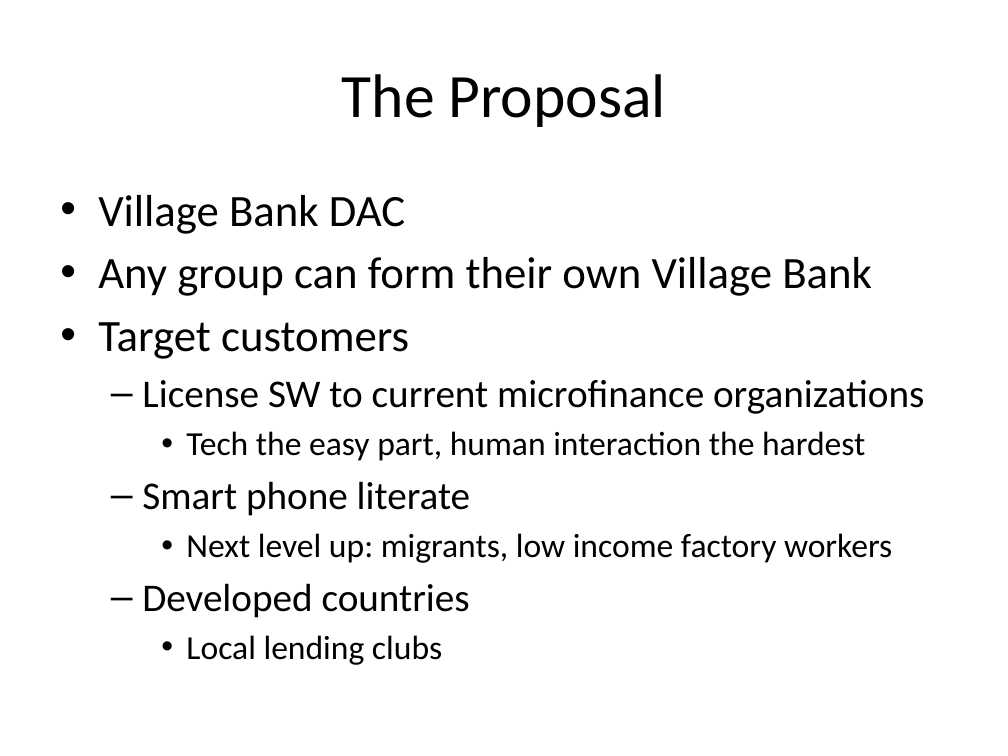
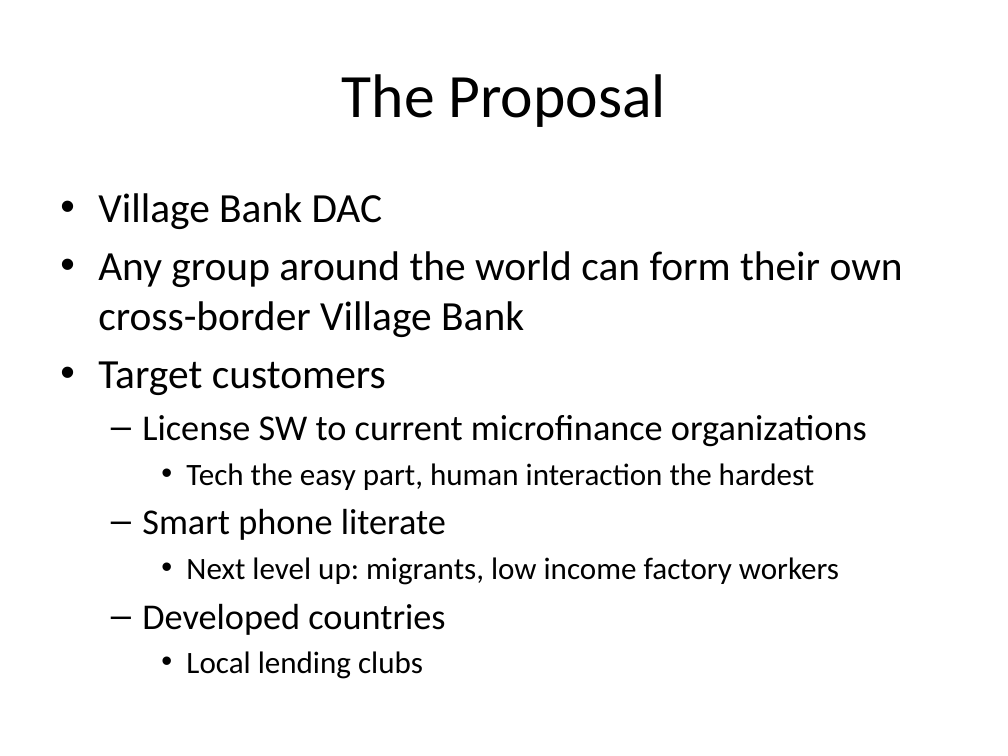
Before and after one commit to huang-pan/village-bank, a slide deck: slide 6 of Village Bank Short.pptx. Drawn at 1008x756 pixels with LibreOffice and Linux fonts; fonts in the diff are those of the drawing. Boxes give left, top, right and bottom in pixels: in the first picture for what was removed or moved away, otherwise in the second. Text is boxed around its words. In the diff, an @@ line names an element or a change of style, - is before the commit and + after.

Commit message:
minor update ppt

```diff
--- a/Village Bank Short.pptx
+++ b/Village Bank Short.pptx
@@ text at <box>98,193,867,679</box>: size 32 to 29.6 pt in "Village Bank DAC", "Target customers"; size 28 to 25.9 pt in "License SW to current microfinance organizations", "Smart phone literate", "Developed countries"; size 24 to 22.2 pt in "Tech the easy part, human interaction the ...", "Next level up: migrants, low income factory ...", "Local lending clubs" @@
@@ text at <box>98,251,903,337</box>: text changed; size 32 to 29.6 pt @@
-• Any group can form their own Village Bank
+• Any group around the world can form their own cross-border Village Bank
```
